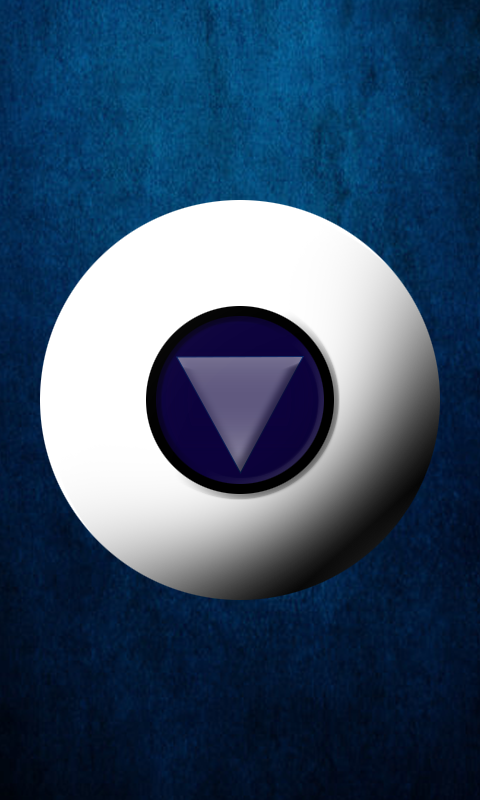
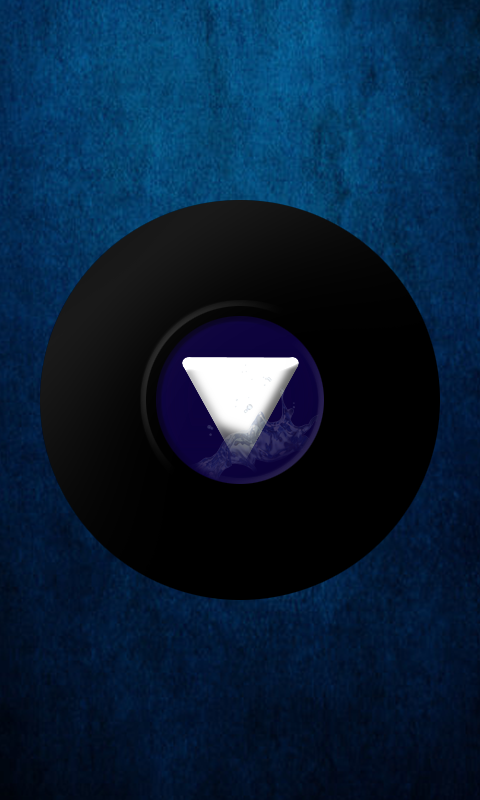
Layer changes from the first 480px x 800px image to the second:
renamed "Group 1" to "Window and Dies", moved it out of group "Die" over left=146, top=306, right=334, bottom=494
removed layer "die" from group "Group 1" over left=176, top=356, right=304, bottom=474
added layer "Fluid" (20%) in group "Window and Dies" over left=188, top=364, right=319, bottom=481
added layer "Die" in group "Window and Dies" over left=182, top=357, right=299, bottom=463
renamed "Die" to "Window", moved it into group "Window and Dies" over left=146, top=306, right=334, bottom=494
showed "Background" over left=40, top=200, right=440, bottom=600
